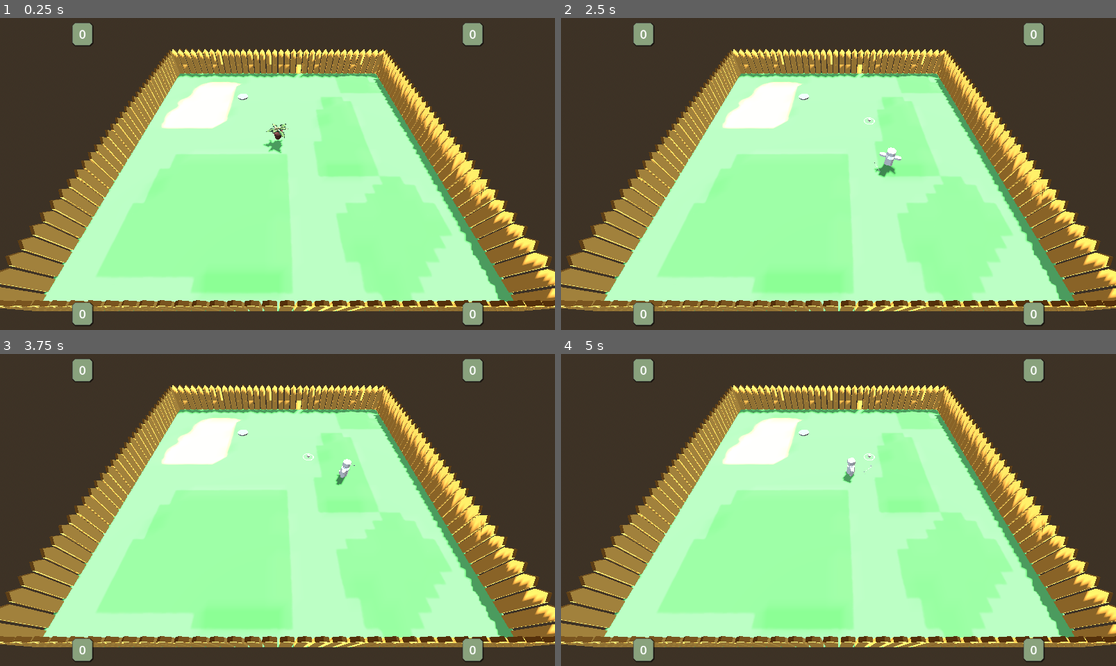
Above: before the commit, frames 1-4 (two rows, left to right).
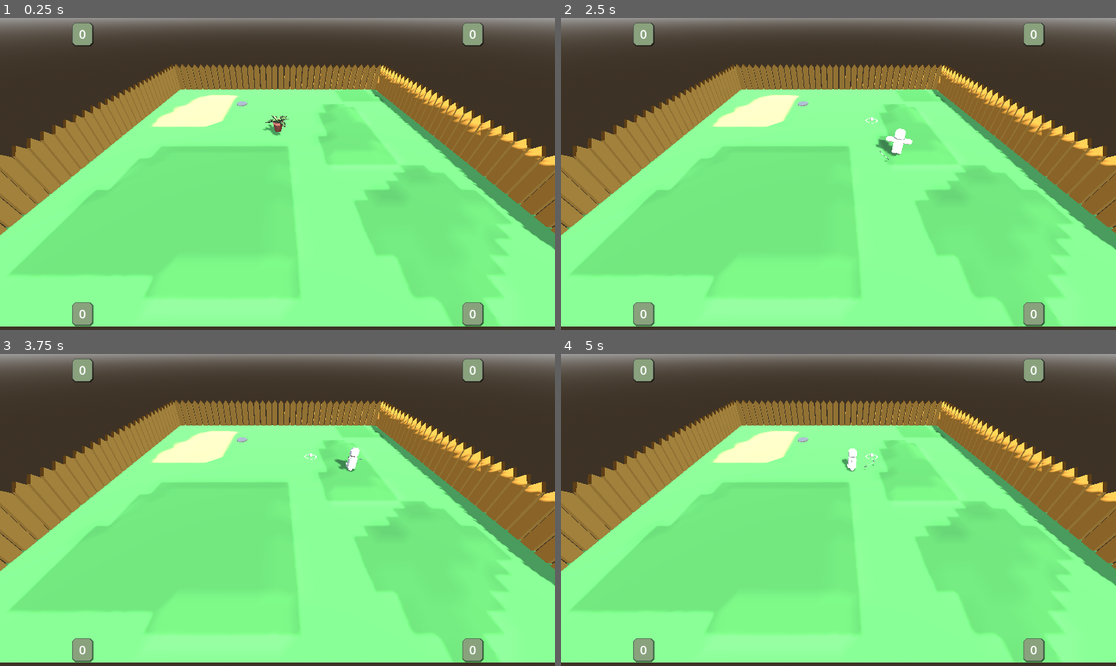
Above: after the commit, the same moments.

Repository: ronincampbell/GDS2Project
Game: Godot game, scene res://maps/test_map.tscn
Two runs of this game, one before a commit and one after it. Both use one fixed random seed, a clock stepped at 60 frames per second and the inputs below. The engine's default icon, where the game draws it, is replaced by a stand-in: a white triangle on a blue panel in a dark square.
Inputs:
- Up to frame 1 (0.25 s): no input
- Up to frame 2 (2.5 s): tap Enter (ui_accept) at 0.5, 0.77, 1.52 s; hold D (PlayerRight) 0.53-1.28 s; hold E (PlayerInteract) 0.53-1.28 s; hold S (PlayerDown) 1.28-2.03 s; tap Space at 1.35 s; hold D (PlayerRight) from 2.03 s (still down); hold R from 2.03 s (still down)
- Up to frame 3 (3.75 s): release D (PlayerRight) at 2.78 s; release R at 2.78 s; hold W (PlayerUp) 2.78-3.53 s; tap E (PlayerInteract) at 2.85 s; tap Enter (ui_accept) at 3.02 s; hold A (PlayerLeft) from 3.53 s (still down); hold Space from 3.53 s (still down)
- Up to frame 4 (5 s): keep holding A (PlayerLeft); tap Enter (ui_accept) at 3.77, 4.52 s; release Space at 4.28 s; tap R at 4.35 s

The runs differ from the first frame. In frame 1, 75% of the frame differs, in the area x 0-100%, y 0-99%; in frame 2, 76%; in frame 3, 75%; in frame 4, 75%.

Commit message:
Camera update

Diff:
--- a/maps/test_map.tscn
+++ b/maps/test_map.tscn
@@ -39,8 +39,8 @@
 environment = SubResource("Environment_cabd0")
 
 [node name="DirectionalLight3D" type="DirectionalLight3D" parent="."]
-transform = Transform3D(-0.866025, -0.433013, 0.25, 0, 0.5, 0.866025, -0.5, 0.75, -0.433013, 0, 0, 0)
-light_energy = 0.6
+transform = Transform3D(-0.866025, -0.433013, 0.25, 0.491065, -0.642495, 0.588264, -0.0941021, 0.632218, 0.769055, 0, 3.71263, 0)
+light_energy = 0.3
 shadow_enabled = true
 
 [node name="Barrier" parent="." instance=ExtResource("2_svl6s")]
@@ -48,9 +48,6 @@
 
 [node name="Barrier2" parent="." instance=ExtResource("2_svl6s")]
 transform = Transform3D(-4.37114e-08, 0, -1, 0, 1, 0, 1, 0, -4.37114e-08, 10, 0, 0)
-
-[node name="Barrier3" parent="." instance=ExtResource("2_svl6s")]
-transform = Transform3D(-1, 0, 8.74228e-08, 0, 1, 0, -8.74228e-08, 0, -1, 0, 0, 10)
 
 [node name="Barrier4" parent="." instance=ExtResource("2_svl6s")]
 transform = Transform3D(-4.37114e-08, 0, 1, 0, 1, 0, -1, 0, -4.37114e-08, -10, 0, 0)
@@ -66,7 +63,7 @@
 shape = SubResource("ConcavePolygonShape3D_pbr4s")
 
 [node name="Camera3D" type="Camera3D" parent="."]
-transform = Transform3D(1, -2.82576e-05, 2.19154e-05, 0, 0.612846, 0.790202, -3.576e-05, -0.790202, 0.612846, -0.0365372, 10.1156, 10.8182)
+transform = Transform3D(1, -2.82576e-05, 2.19154e-05, 8.32191e-06, 0.779913, 0.625888, -3.47782e-05, -0.625888, 0.779913, -0.0365372, 6.28287, 11.7465)
 
 [node name="GolfHole" type="MeshInstance3D" parent="."]
 transform = Transform3D(3, 0, 0, 0, 3, 0, 0, 0, 3, -3.11183, -0.0729234, -5.70722)
Not shown: 1 places in maps/test_map.tscn that only renumber resources
